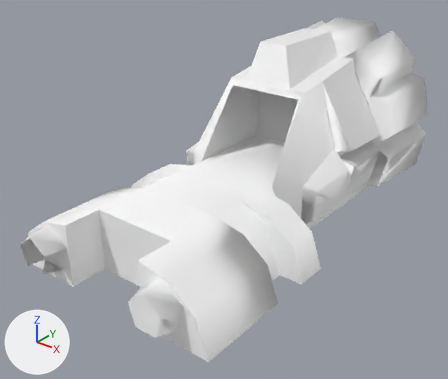
The OBJ model Assets/Art/Nova1492/GXConverted/Models/UnitParts/Bodies/datan_common_body25_bosro_0459d605.obj: old version first, new version second.
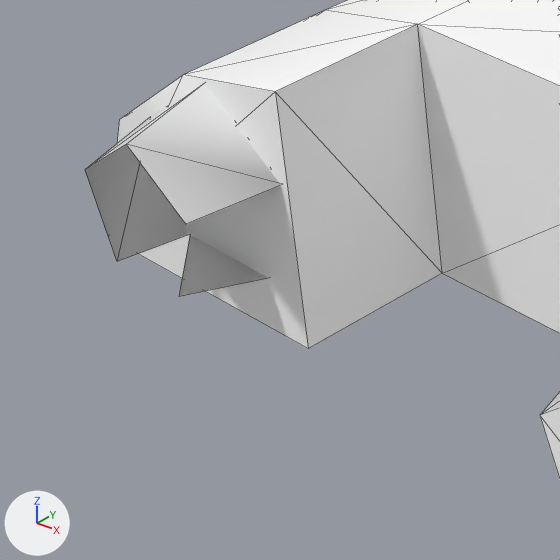
The first picture shows the older version from a 50 mm lens placed at (1.464, -1.938, 1.338), pointed at (-0.022, -0.081, 0.187). The close-ups show the older and then the newer version on the part from 0% to 30% of the width and 54% to 89% of the height of that picture. Only the edits that show in the close-ups are written down. Arrows for +X, +Y and +Z are at lower left; the lights stay in place. The close-ups show mesh edges as thin lines. Where no turn or scale is listed for an object, it has been applied to the vertices. Vertices at exactly the same position are counted once.

Objects in the first close-up: 'datan_common_body25_bosro_0459d605'.
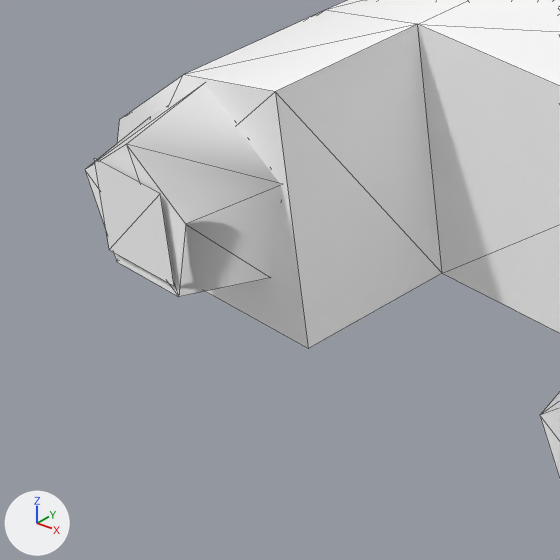
Location of each change, (x1, y1, x2, y2) in pixels of the close-ups (560 x 560 px):
'datan_common_body25_bosro_0459d605_mesh06', added
    after: (94, 159, 174, 286)
part 1 of me_datan_common_body25_bosro_0459d605, added
    after: (85, 145, 281, 297)

Edits to the bpy script that builds the scene:
```text
Change me_datan_common_body25_bosro_0459d605:
    used by ob_datan_common_body25_bosro_0459d605; location = (0.0, 0.0, 0.0)
    verts and faces of me_datan_common_body25_bosro_0459d605; kept vertices keep their numbers, new ones are numbered from 206
    before: 196 (-0.19, -0.78, 0.17), 198 (-0.29, -0.86, 0.21) at pixel (126, 144), 199 (-0.21, -0.86, 0.16) at pixel (185, 224), 201 (-0.36, -0.86, 0.16) at pixel (84, 169), 202 (-0.34, -0.78, 0.06)
    before: 203 (-0.33, -0.86, 0.07) at pixel (116, 261), 204 (-0.23, -0.78, 0.06), 205 (-0.24, -0.86, 0.07) at pixel (178, 296)
    remove me_datan_common_body25_bosro_0459d605.from_pydata(...)  # 206 vertices, 282 faces; spans x -0.48..0.48, y -0.86..0.97, z 0.0..0.76
    add me_datan_common_body25_bosro_0459d605.from_pydata(...)  # 206 vertices, 288 faces; spans x -0.48..0.48, y -0.86..0.97, z 0.0..0.76
    me_datan_common_body25_bosro_0459d605 part 1
    add faces += [(202, 205, 203), (196, 199, 204), (199, 205, 204), (201, 203, 205), (198, 201, 205), (198, 205, 199)]
Add me_datan_common_body25_bosro_0459d605_mesh06:
    me_datan_common_body25_bosro_0459d605_mesh06.from_pydata([(-0.3315, -0.8691, 0.0879), (-0.2387, -0.8691, 0.0879), (-0.2387, -0.8691, 0.1806), (-0.3315, -0.8691, 0.1806)], [], [(0, 1, 2), (2, 3, 0)])
    me_datan_common_body25_bosro_0459d605_mesh06.materials.append(mat_datan_common_body25_bosro_0459d605)  # its picture is missing
Add ob_datan_common_body25_bosro_0459d605_mesh06:
    ob_datan_common_body25_bosro_0459d605_mesh06 = bpy.data.objects.new('datan_common_body25_bosro_0459d605_mesh06', me_datan_common_body25_bosro_0459d605_mesh06)
    ob_datan_common_body25_bosro_0459d605_mesh06.location = (0.0, 0.0, 0.0)
```
